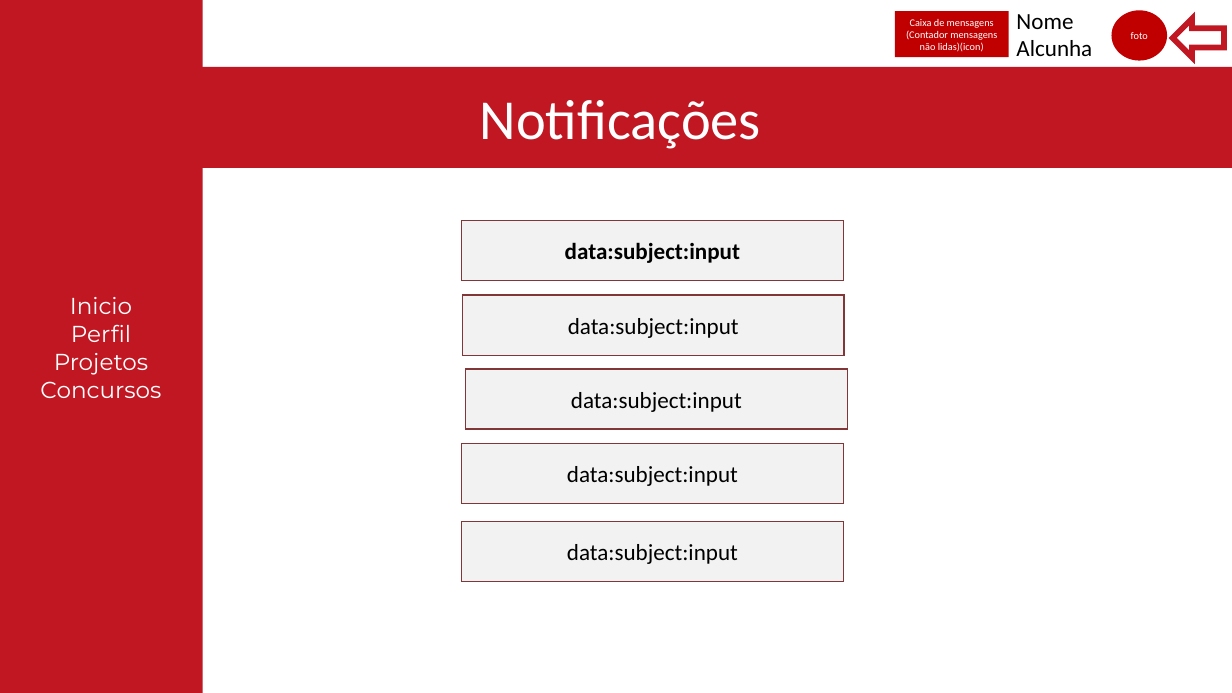
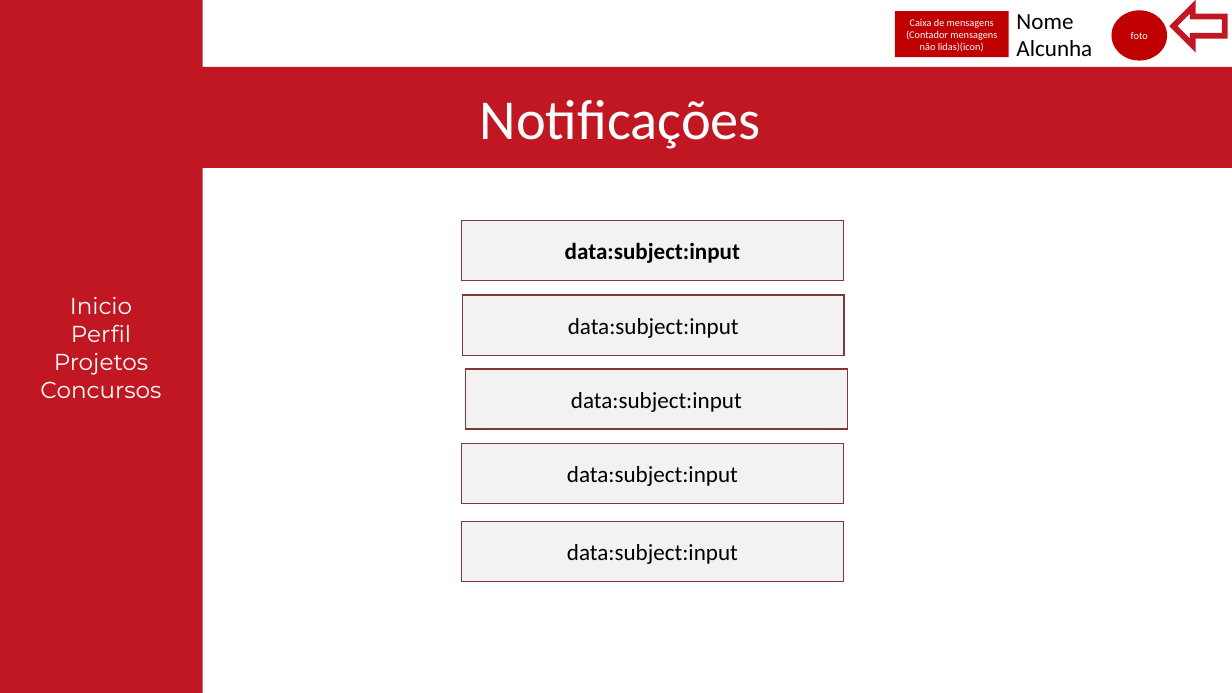
Before and after one commit to Reaf25pt/CriticalProject, a slide deck: slide 9 of frontend/Projetofinal.pptx. Drawn at 1232x693 pixels with LibreOffice and Linux fonts; fonts in the diff are those of the drawing. Boxes give left, top, right and bottom in pixels: in the first picture for what was removed or moved away, otherwise in the second. Text is boxed around its words. In the diff, an @@ line names an element or a change of style, - is before the commit and + after.

```diff
--- a/frontend/Projetofinal.pptx
+++ b/frontend/Projetofinal.pptx
@@ left arrow: place and size @@
-left arrow at bbox=[1173, 18, 1225, 57]
+left arrow at bbox=[1174, 6, 1226, 45]
```
Also in this commit, not shown: 6 other slides changed, 9 other files.
